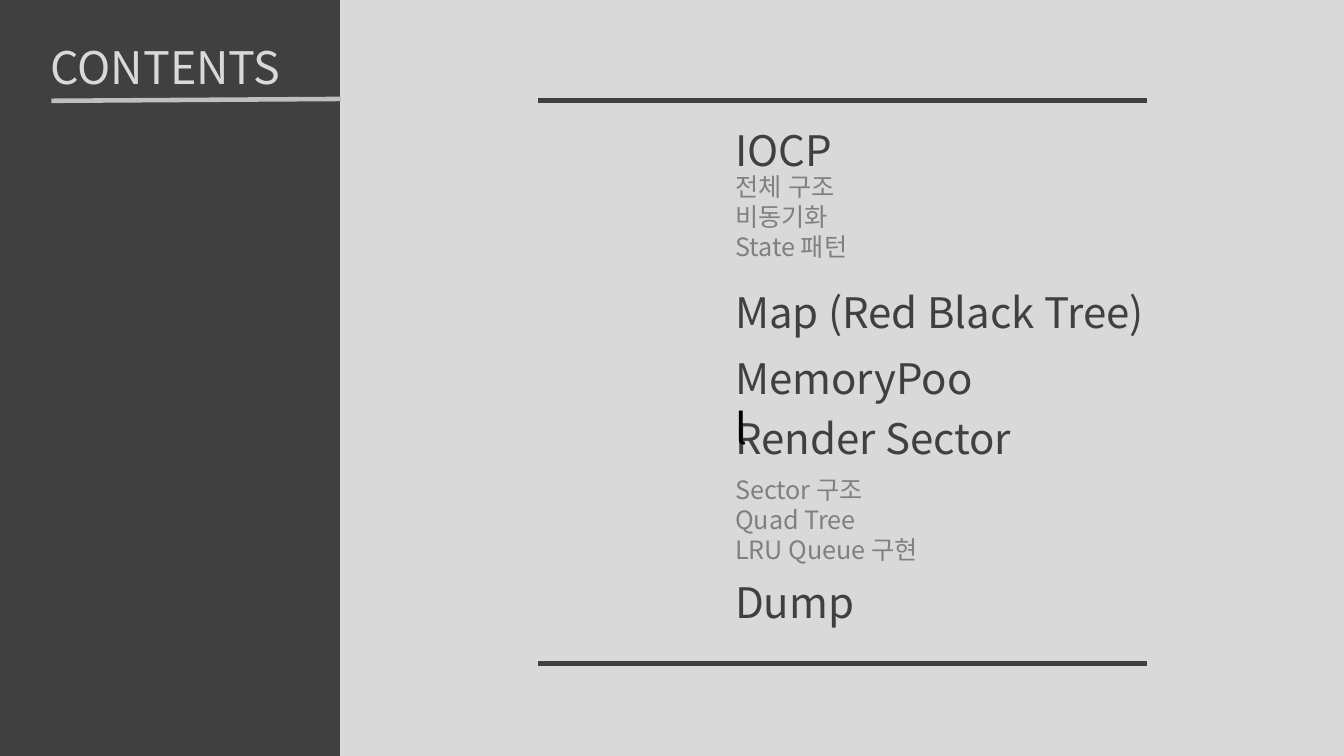
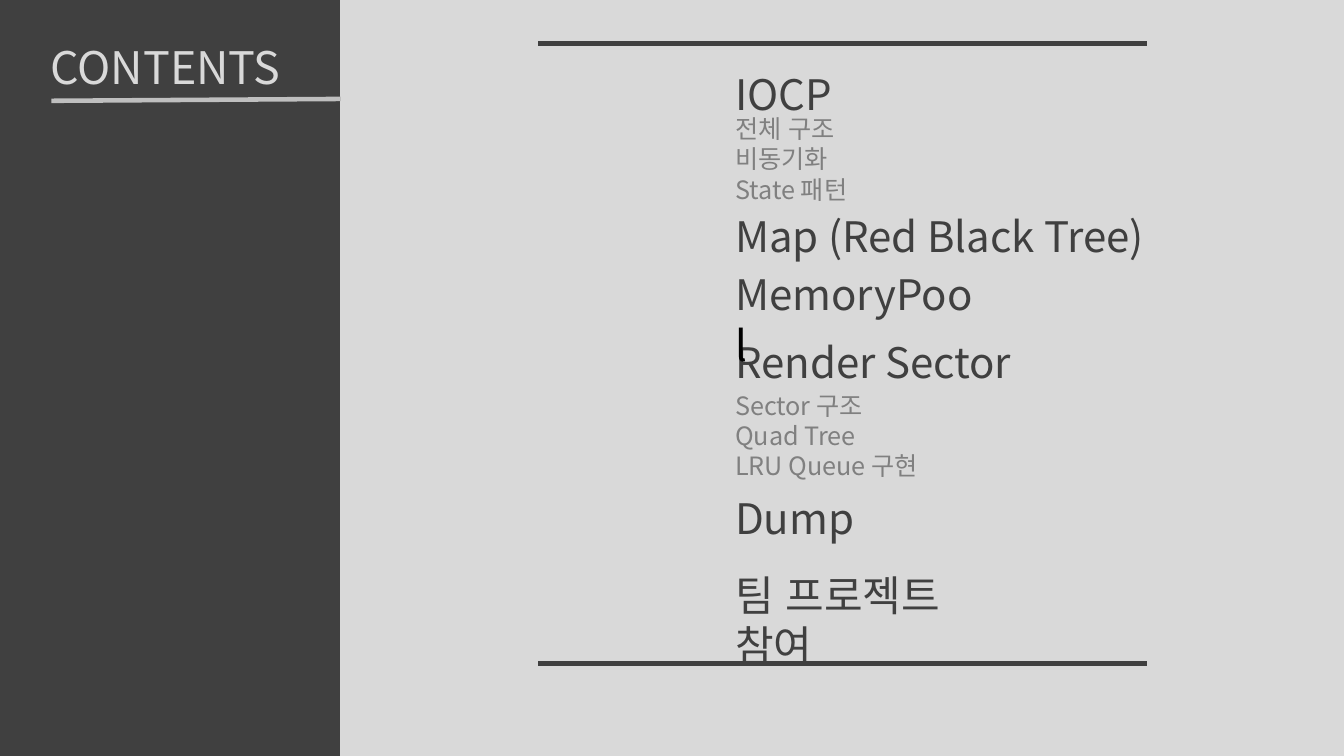
Before and after one commit to roka0105/Team.Yggdrasil_Server, a slide deck: slide 2 of 최예람 포트폴리오.pptx. Drawn at 1344x756 pixels with LibreOffice and Linux fonts; fonts in the diff are those of the drawing. Boxes give left, top, right and bottom in pixels: in the first picture for what was removed or moved away, otherwise in the second. Text is boxed around its words. In the diff, an @@ line names an element or a change of style, - is before the commit and + after.

```diff
--- a/최예람 포트폴리오.pptx
+++ b/최예람 포트폴리오.pptx
@@ line moved from (538, 101) - (1147, 101) to (538, 43) - (1147, 43) @@
@@ text "IOCP": place and size @@
-text "IOCP" at box(735, 134, 832, 177)
+text "IOCP" at box(735, 78, 832, 121)
@@ text "전체 구조": place and size @@
-text "전체 구조" at box(735, 175, 847, 258)
+text "전체 구조" at box(735, 117, 847, 201)
@@ text "Map (Red Black Tree)": place and size @@
-text "Map (Red Black Tree)" at box(735, 294, 1144, 338)
+text "Map (Red Black Tree)" at box(735, 218, 1144, 262)
@@ text "Render Sector": place and size @@
-text "Render Sector" at box(735, 412, 1011, 455)
+text "Render Sector" at box(735, 336, 1011, 379)
@@ 3 texts: place and size @@
-3 texts at box(725, 348, 984, 628)
+3 texts at box(725, 264, 984, 544)
@@ text added at box(735, 576, 939, 666), 30 pt, text #404040 @@
+팀 프로젝트 참여
```
Also in this commit, not shown: 2 other slides changed, 8 slides added, 3 other files.
